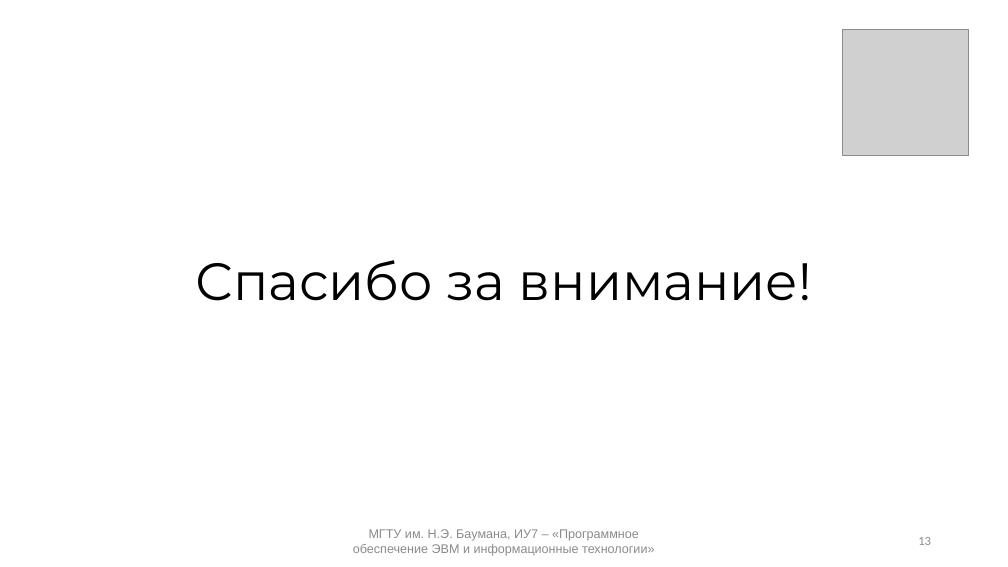
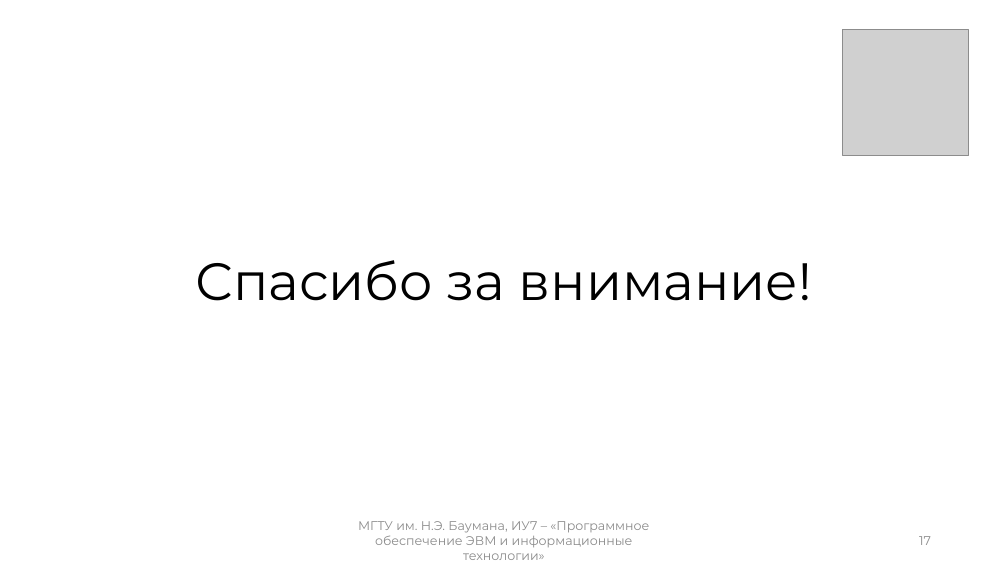
Before and after one commit to mshsvnv/Economics, a slide deck: slide 17 of module_01/pres.pptx (slide 13 before the commit). Drawn at 1008x567 pixels with LibreOffice and Linux fonts; fonts in the diff are those of the drawing; grey boxes stand for pictures. Boxes give left, top, right and bottom in pixels: in the first picture for what was removed or moved away, otherwise in the second. Text is boxed around its words. In the diff, an @@ line names an element or a change of style, - is before the commit and + after.

```diff
--- a/module_01/pres.pptx
+++ b/module_01/pres.pptx
@@ text "МГТУ им. Н.Э. Баумана, ИУ7 ..." at (358,521,649,560): font Arial to Montserrat @@
@@ page number at (919,536,931,545): text changed; font Calibri to Montserrat @@
-13
+17
```
Also in this commit, not shown: 11 other slides changed, 4 slides added, 5 other files.
